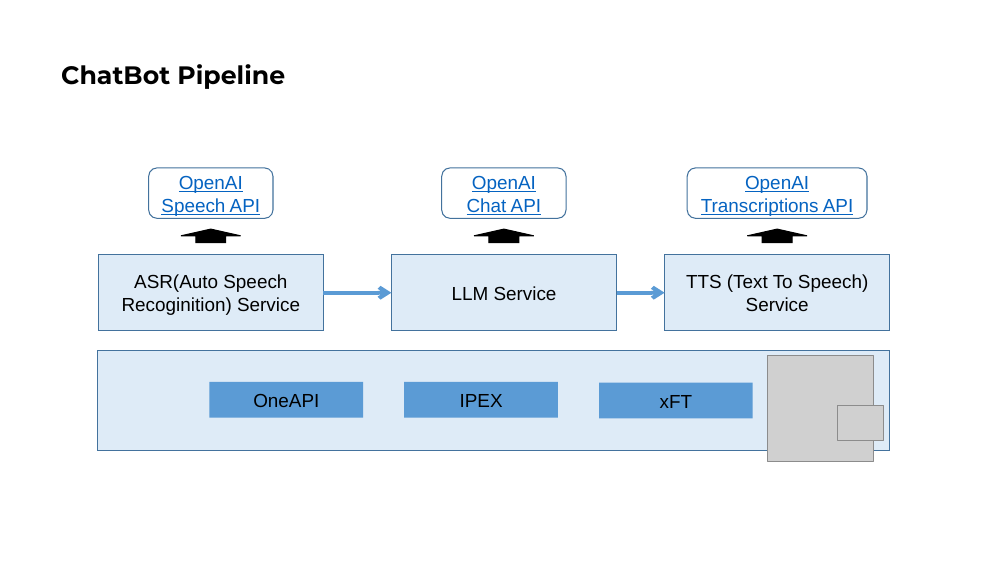
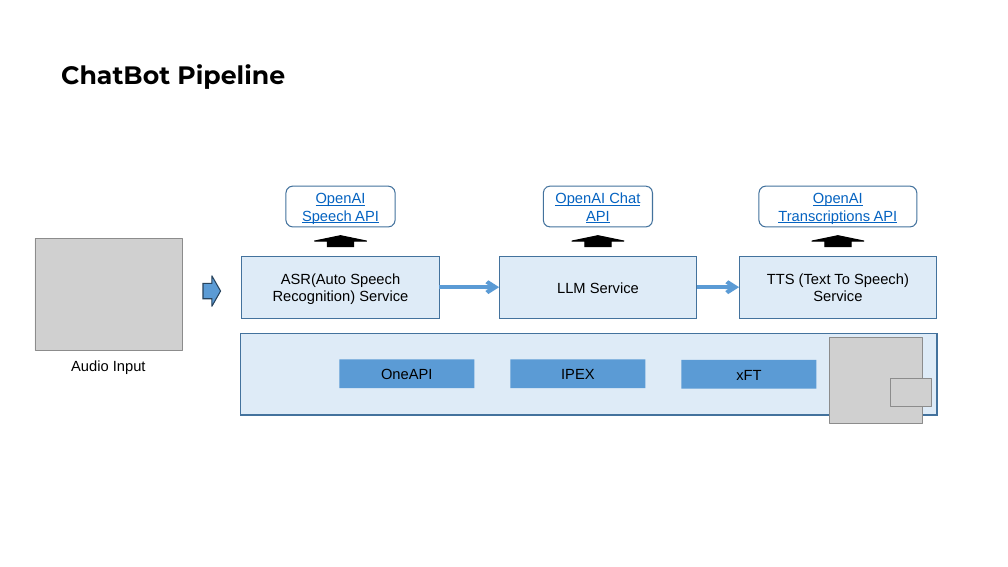
Before and after one commit to kenplusplus/enterprise-ai, a slide deck: slide 2 of docs/enterprise_ai.pptx. Drawn at 1008x567 pixels with LibreOffice and Linux fonts; fonts in the diff are those of the drawing; grey boxes stand for pictures. Boxes give left, top, right and bottom in pixels: in the first picture for what was removed or moved away, otherwise in the second. Text is boxed around its words. In the diff, an @@ line names an element or a change of style, - is before the commit and + after.

```diff
--- a/docs/enterprise_ai.pptx
+++ b/docs/enterprise_ai.pptx
@@ rounded rectangle "OpenAI Speech API" resized from (x1=149, y1=168, x2=273, y2=219) to (x1=286, y1=186, x2=395, y2=227) @@
@@ rounded rectangle "OpenAI Chat API" resized from (x1=442, y1=168, x2=566, y2=219) to (x1=544, y1=186, x2=653, y2=227) @@
@@ rounded rectangle "OpenAI Transcriptions API" resized from (x1=687, y1=168, x2=867, y2=219) to (x1=759, y1=186, x2=917, y2=227) @@
@@ picture added at (x1=35, y1=239, x2=182, y2=351) @@
@@ up arrow resized from (x1=181, y1=229, x2=240, y2=243) to (x1=315, y1=236, x2=367, y2=247) @@
@@ up arrow resized from (x1=474, y1=229, x2=534, y2=243) to (x1=572, y1=236, x2=624, y2=247) @@
@@ up arrow resized from (x1=748, y1=229, x2=808, y2=243) to (x1=812, y1=236, x2=864, y2=247) @@
@@ rectangle "ASR(Auto Speech Recognition) Service" resized from (x1=98, y1=255, x2=324, y2=331) to (x1=242, y1=256, x2=440, y2=318) @@
@@ rectangle "LLM Service" resized from (x1=392, y1=255, x2=617, y2=331) to (x1=499, y1=256, x2=697, y2=318) @@
@@ rectangle "TTS (Text To Speech) Service" resized from (x1=665, y1=255, x2=890, y2=331) to (x1=740, y1=256, x2=938, y2=318) @@
@@ right arrow added at (x1=203, y1=276, x2=221, y2=307), fill #5B9BD5, outline #28445D 1 pt @@
@@ text in rectangle at (x1=273, y1=273, x2=408, y2=304): text changed; size 18 to 14 pt @@
-ASR(Auto Speech Recoginition) Service
+ASR(Auto Speech Recognition) Service
@@ arrow moved from (324, 293) - (392, 293) to (439, 287) - (499, 287) @@
@@ arrow moved from (617, 293) - (665, 293) to (697, 287) - (740, 287) @@
@@ rectangle resized from (x1=97, y1=350, x2=890, y2=451) to (x1=240, y1=333, x2=937, y2=415) @@
@@ size 18 to 14 pt in 8 elements at (x1=740, y1=256, x2=938, y2=318), (x1=759, y1=186, x2=917, y2=227), (x1=499, y1=256, x2=697, y2=318), (x1=681, y1=360, x2=817, y2=389), (x1=544, y1=186, x2=653, y2=227), (x1=510, y1=359, x2=646, y2=388), (x1=286, y1=186, x2=395, y2=227), (x1=340, y1=359, x2=475, y2=388) @@
@@ rectangle "OneAPI" resized from (x1=209, y1=382, x2=363, y2=417) to (x1=340, y1=359, x2=475, y2=388) @@
@@ rectangle "IPEX" resized from (x1=405, y1=382, x2=558, y2=417) to (x1=510, y1=359, x2=646, y2=388) @@
@@ picture resized from (x1=768, y1=355, x2=873, y2=461) to (x1=830, y1=338, x2=923, y2=423) @@
@@ text added at (x1=71, y1=360, x2=146, y2=374), 14 pt, text #000000 @@
+Audio Input
@@ rectangle "xFT" resized from (x1=599, y1=383, x2=752, y2=418) to (x1=681, y1=360, x2=817, y2=389) @@
@@ picture resized from (x1=837, y1=405, x2=884, y2=440) to (x1=891, y1=378, x2=932, y2=406) @@
```
Also in this commit, not shown: 1 other slide changed, 4 other files.
